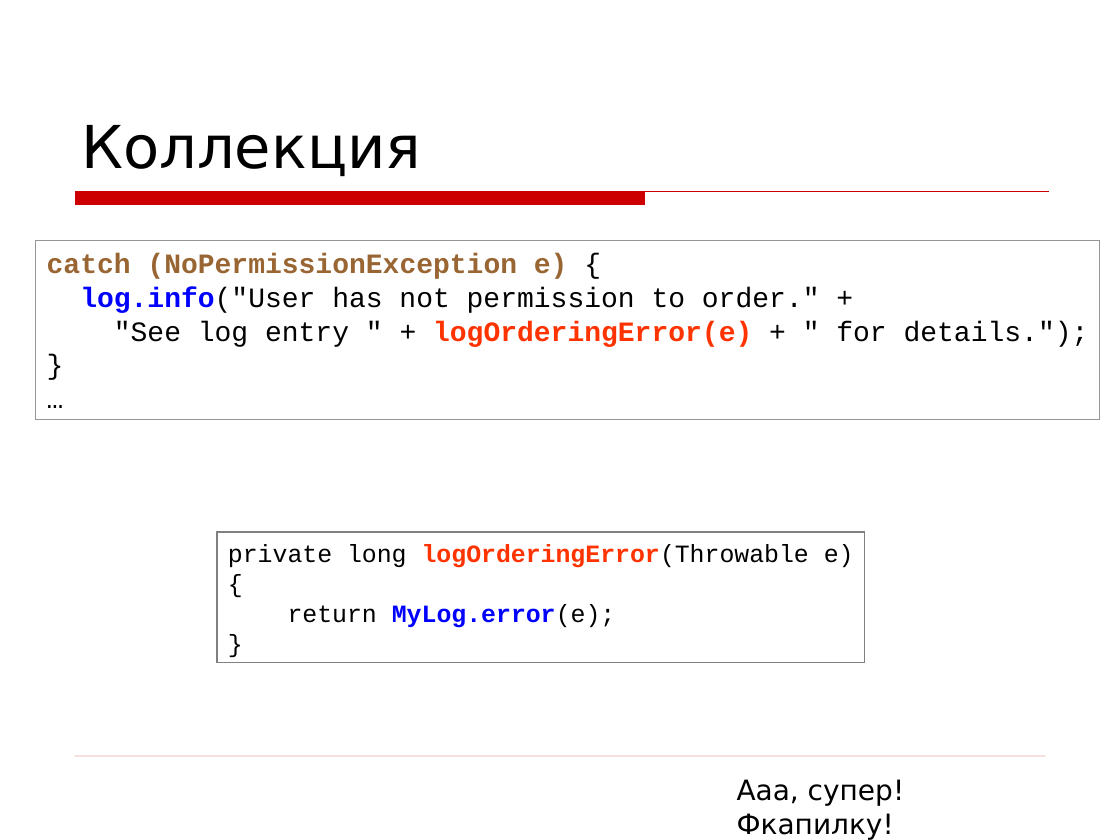
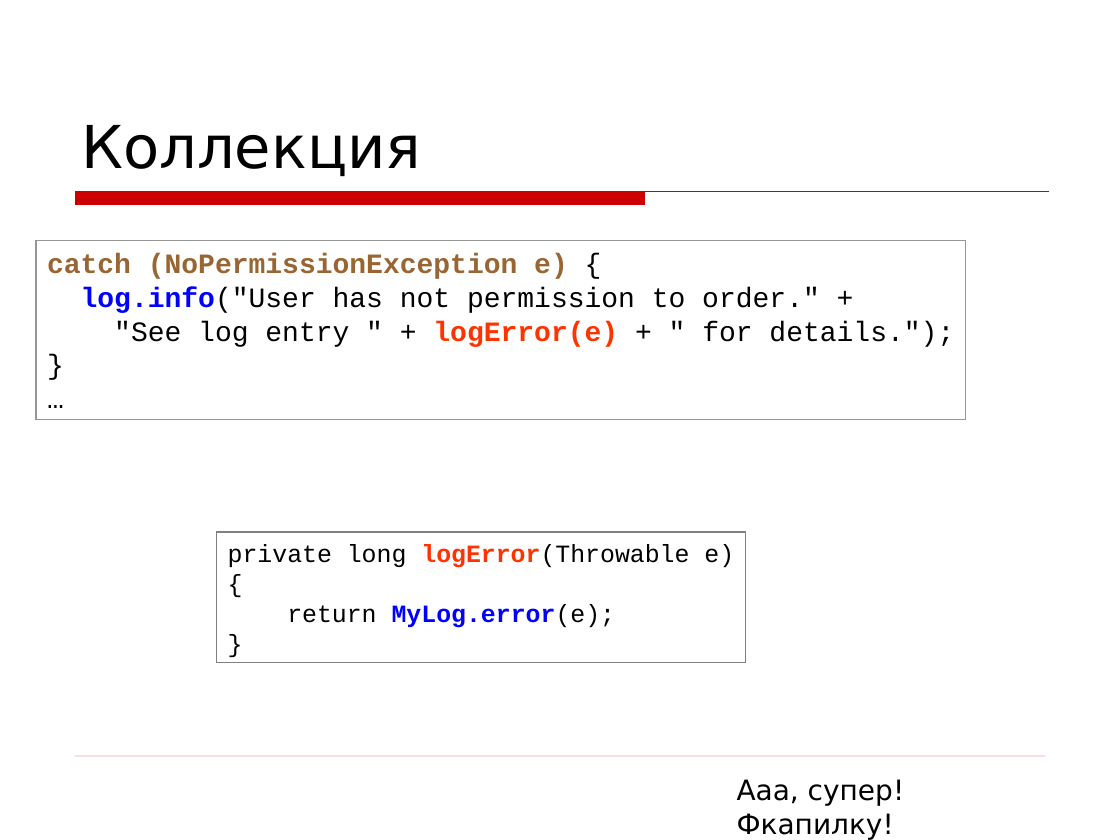
Before and after one commit to asolntsev/presentations, a slide deck: slide 29 of wtf-code/WTF_code.devclub.ru.ppt (slide 28 before the commit). Drawn at 1120x840 pixels with LibreOffice and Linux fonts; fonts in the diff are those of the drawing; background and template pictures are left out. Boxes give left, top, right and bottom in pixels: in the first picture for what was removed or moved away, otherwise in the second. Text is boxed around its words. In the diff, an @@ line names an element or a change of style, - is before the commit and + after.

```diff
--- a/wtf-code/WTF_code.devclub.ru.ppt
+++ b/wtf-code/WTF_code.devclub.ru.ppt
@@ rectangle "catch (NoPermissionException e) {": place and size @@
-rectangle "catch (NoPermissionException e) {" at box(36, 240, 1100, 419)
+rectangle "catch (NoPermissionException e) {" at box(36, 240, 965, 419)
@@ text in rectangle at box(114, 321, 954, 347): text changed @@
-"See log entry " + logOrderingError(e) + " for details.");
+"See log entry " + logError(e) + " for details.");
@@ rectangle "private long logError(Throwable e)": place and size @@
-rectangle "private long logError(Throwable e)" at box(217, 532, 865, 663)
+rectangle "private long logError(Throwable e)" at box(217, 532, 746, 663)
@@ text in rectangle at box(228, 544, 734, 568): text changed @@
-private long logOrderingError(Throwable e)
+private long logError(Throwable e)
```
Also in this commit, not shown: 12 other slides changed, 5 slides added, 2 slides removed.
